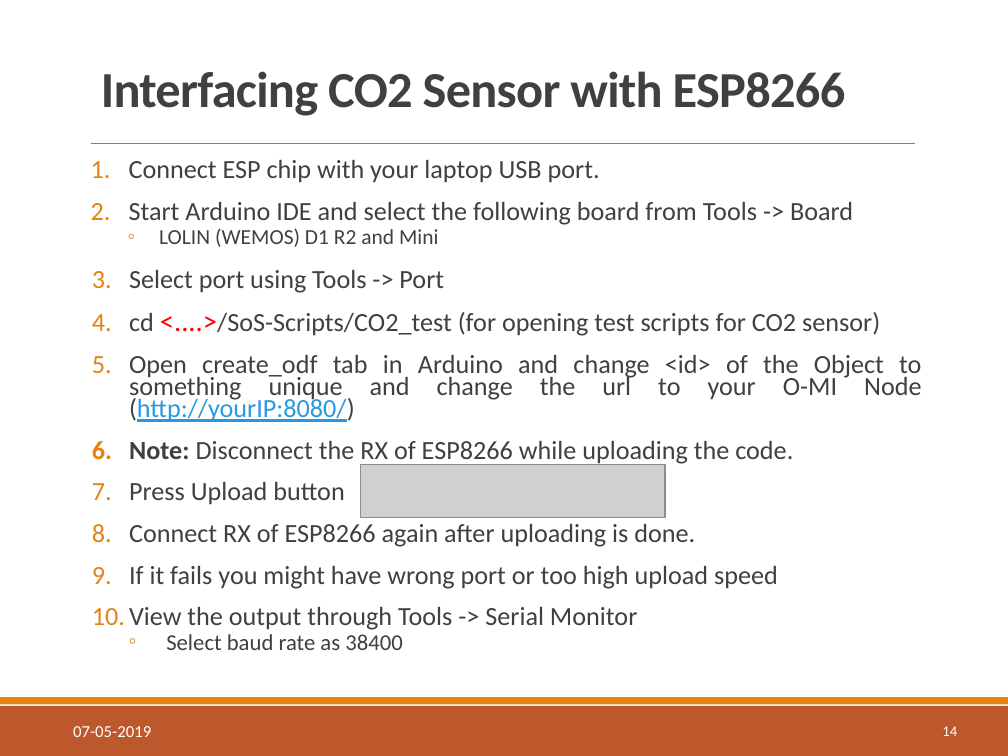
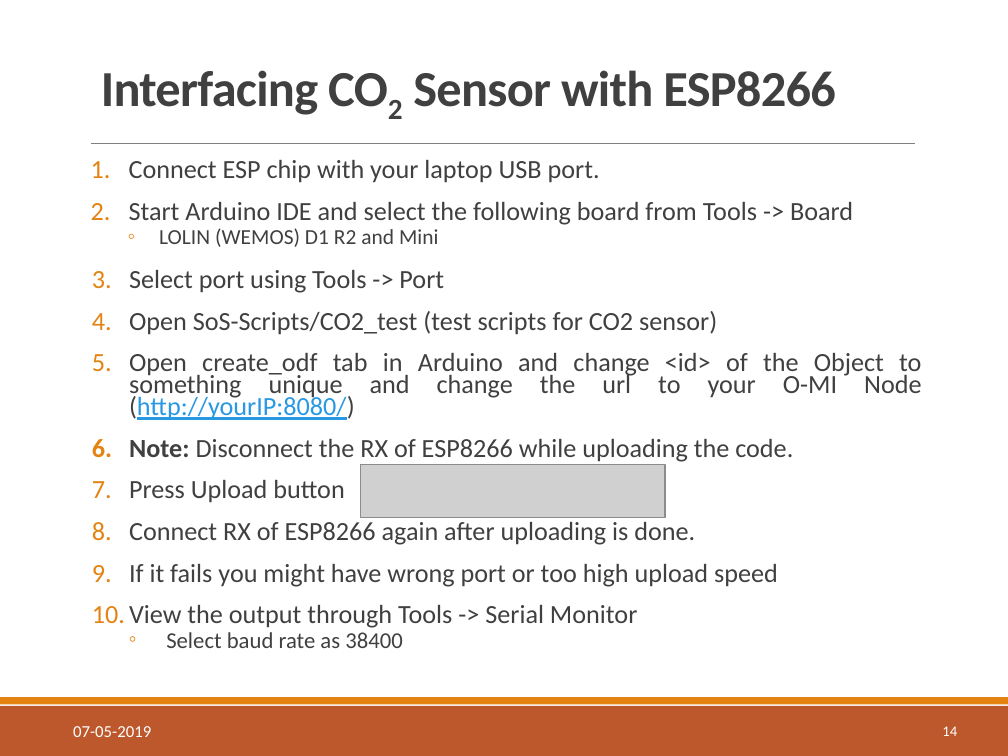
Before and after one commit to AaltoAsia/SoS-Scripts, a slide deck: slide 14 of sos-tutorial.pptx. Drawn at 1008x756 pixels with LibreOffice and Linux fonts; fonts in the diff are those of the drawing; grey boxes stand for pictures; background and template pictures are left out. Boxes give left, top, right and bottom in pixels: in the first picture for what was removed or moved away, otherwise in the second. Text is boxed around its words. In the diff, an @@ line names an element or a change of style, - is before the commit and + after.

```diff
--- a/sos-tutorial.pptx
+++ b/sos-tutorial.pptx
@@ title "Interfacing CO2 Sensor with ESP8266" at [101, 70, 836, 115]: now subscript in "CO2" @@
@@ text at [129, 311, 717, 335]: text changed @@
-4. cd <....>/SoS-Scripts/CO2_test (for opening test scripts for CO2 sensor)
+4. Open SoS-Scripts/CO2_test (test scripts for CO2 sensor)
```
Also in this commit, not shown: 3 other slides changed, 1 other file.
